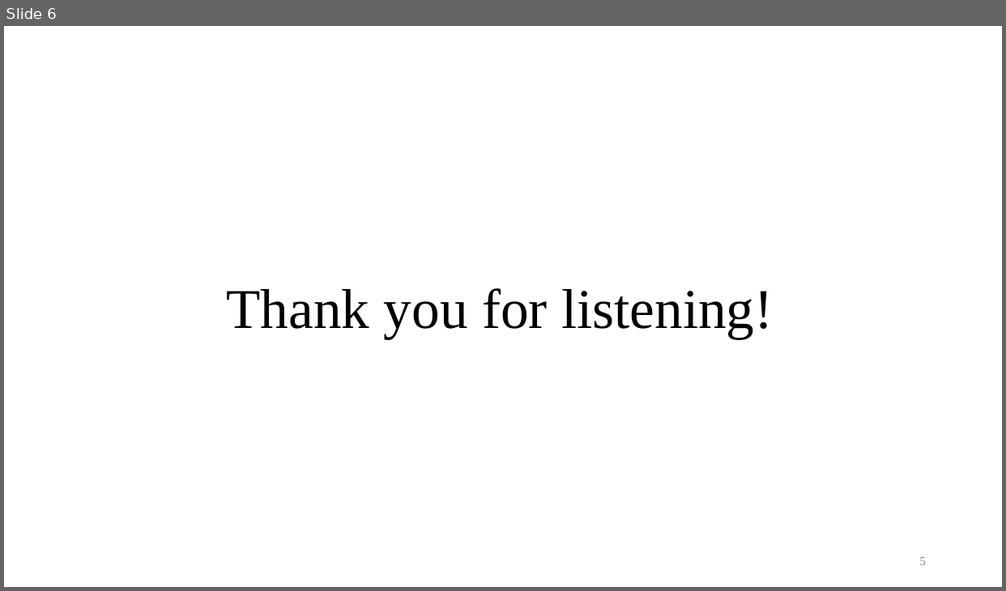
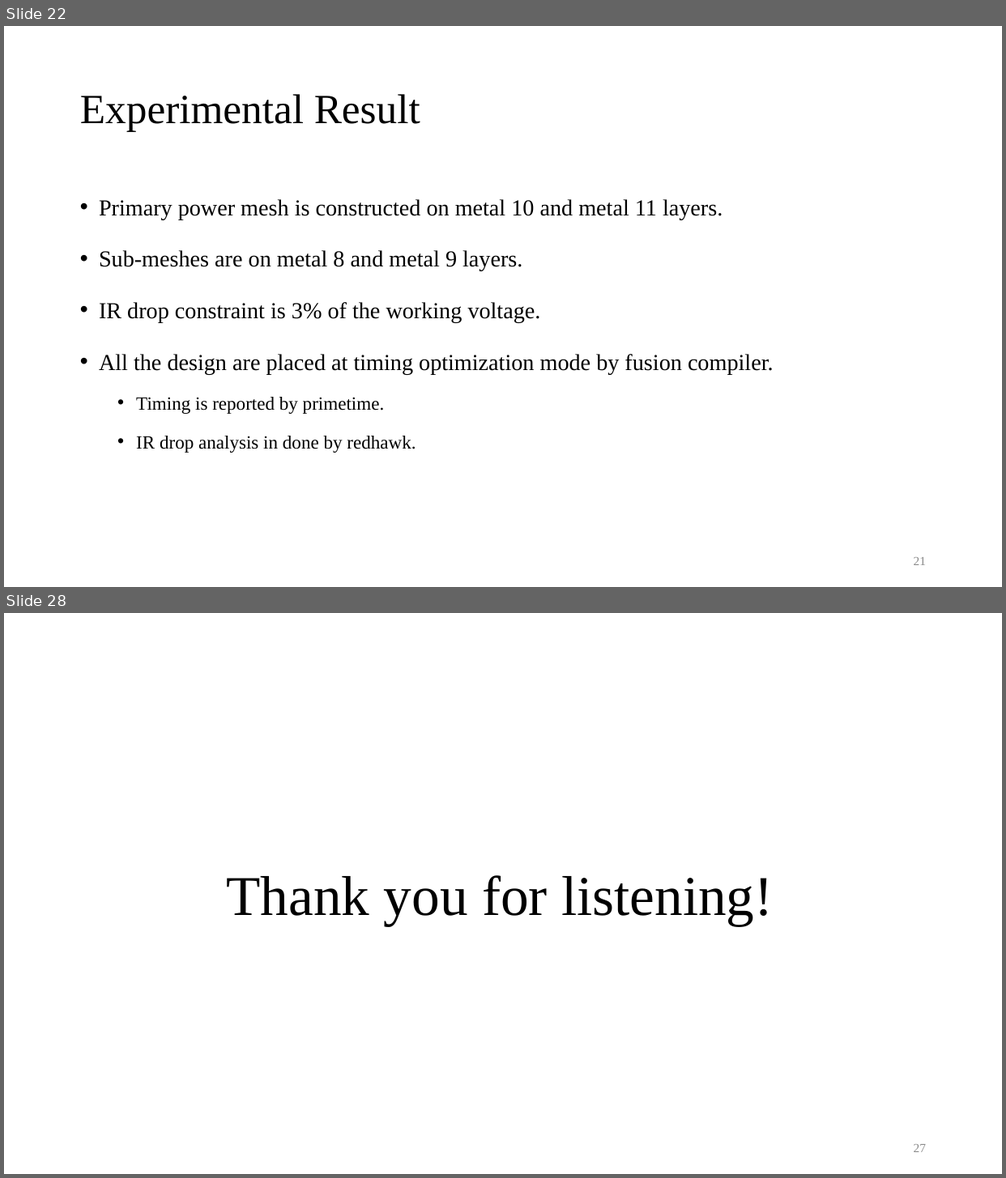
Before and after one commit to Pacific-Feng-Studuies/Studied-Papers, a slide deck: GM/powerplan/Power Sub-Mesh Construction in Multiple Power Domain Design/Power Sub-Mesh Construction in Multiple Power Domain Design.pptx. Shown one above the other, each under a label of ours: slide 6 before the commit, slides 22 and 28 after it; the slides between them are not shown. The pictures are 1006x591 and 1006x1178 pixels, drawn with LibreOffice and Linux fonts; fonts in the diff are those of the drawing. Boxes give left, top, right and bottom in pixels: in the first picture for what was removed or moved away, otherwise in the second. Text is boxed around its words. In the diff, an @@ line names an element or a change of style, - is before the commit and + after.

```diff
--- a/GM/powerplan/Power Sub-Mesh Construction in Multiple Power Domain Design/Power Sub-Mesh Construction in Multiple Power Domain Design.pptx
+++ b/GM/powerplan/Power Sub-Mesh Construction in Multiple Power Domain Design/Power Sub-Mesh Construction in Multiple Power Domain Design.pptx
@@ slide 22 added at bbox=[4, 26, 1002, 587], background #FFFFFF @@
@@ title added at bbox=[80, 94, 420, 132], 40 pt, text #000000 @@
+Experimental Result
@@ text added at bbox=[99, 199, 774, 453], 22 pt, text #000000 @@
+• Primary power mesh is constructed on metal 10 and metal 11 layers.
+• Sub-meshes are on metal 8 and metal 9 layers.
+• IR drop constraint is 3% of the working voltage.
+• All the design are placed at timing optimization mode by fusion compiler.
+  • Timing is reported by primetime.
+  • IR drop analysis in done by redhawk.
@@ page number added at bbox=[914, 557, 926, 565], 12 pt, text #8C8C8C @@
+21
@@ what was slide 6 is now slide 28 @@
@@ page number at bbox=[914, 1144, 926, 1152]: text changed @@
-5
+27
```
Also in this commit, not shown: 4 slides changed, 22 other slides added, 1 slide removed.
